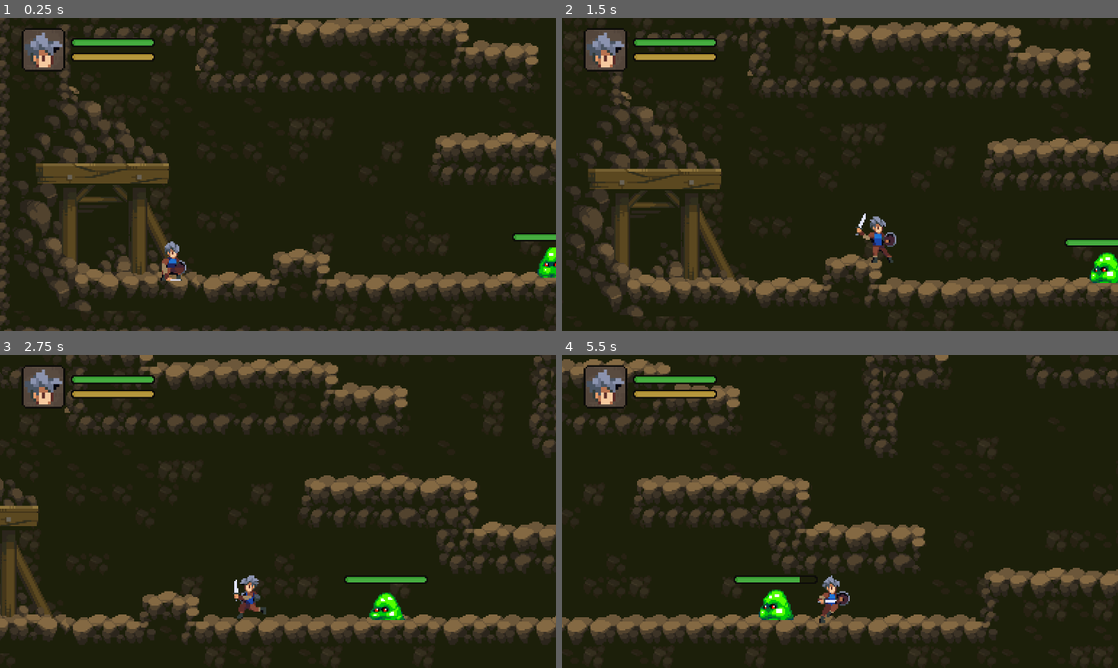
Above: before the commit, frames 1-4 (two rows, left to right).
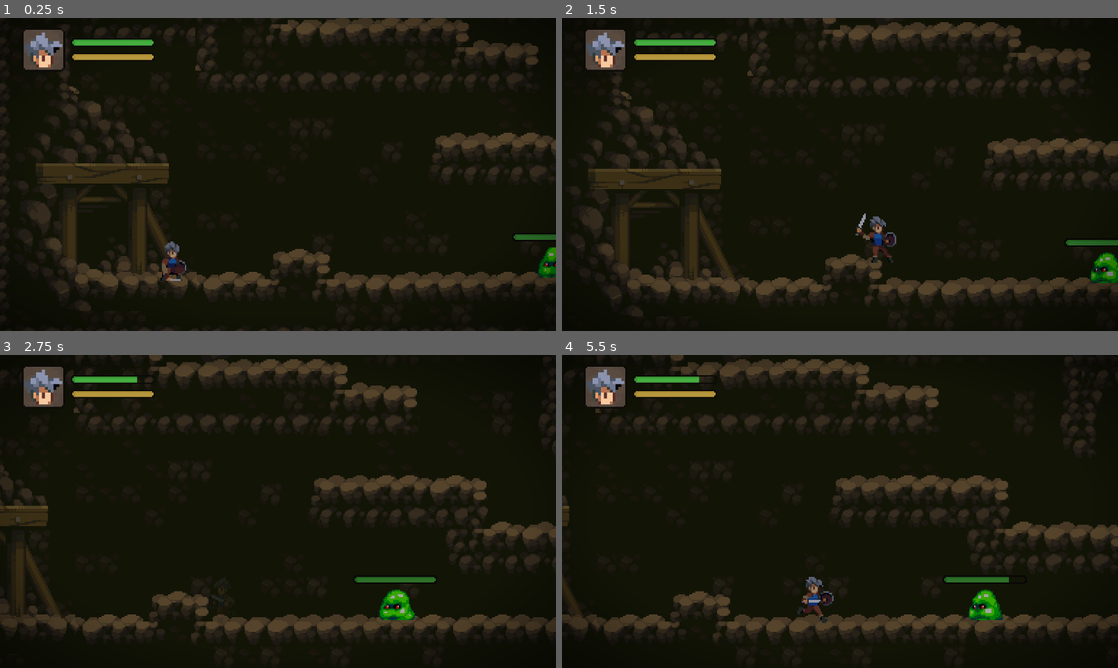
Above: after the commit, the same moments.

Repository: Tea-September/Tea-of-learning
Game: Godot game, scene res://Scenes/Surroundings/Map/forst.tscn
Two runs of this game, one before a commit and one after it. Both use one fixed random seed, a clock stepped at 60 frames per second and the inputs below. This scene is started directly instead of the project's main scene.
Inputs (mouse positions are in pixels of both pictures, inside the frame that each line leads up to):
- Up to frame 1 (0.25 s): no input
- Up to frame 2 (1.5 s): move the mouse to (962, 158) at 0.52 s; hold E (Interact) 0.53-1.28 s; hold D (Right) from 0.53 s (still down); tap Space (Jump) at 0.77 s; move the mouse to (728, 190) at 1.27 s; click (728, 190) at 1.35 s
- Up to frame 3 (2.75 s): tap Space (Jump) at 1.52 s; tap E (Interact) at 1.55 s; move the mouse to (333, 442) at 2.02 s; release D (Right) at 2.03 s; hold A (Left) from 2.03 s (still down); hold E (Interact) from 2.03 s (still down)
- Up to frame 4 (5.5 s): move the mouse to (812, 574) at 2.77 s; release A (Left) at 2.78 s; release E (Interact) at 2.78 s; hold D (Right) 2.78-4.28 s; tap S (Slide) at 2.85 s; tap Space (Jump) at 3.02, 3.77, 4.52 s; tap E (Interact) at 3.05, 4.55 s; move the mouse to (1006, 558) at 3.52 s; hold E (Interact) 3.53-4.28 s; move the mouse to (673, 464) at 4.27 s; hold A (Left) 4.28-5.03 s; click (673, 464) at 4.35 s; move the mouse to (867, 511) at 5.02 s; hold D (Right) from 5.03 s (still down); hold E (Interact) from 5.03 s (still down)

The runs differ from the first frame. In frame 1, 15% of the frame differs, in the area x 0-100%, y 0-100%; in frame 2, 15%; in frame 3, 21%; in frame 4, 27%.

Commit message:
ADD Save
2026/3/15 学习制作

Diff:
--- /dev/null
+++ b/mythirdgame/Game Assets/vignette.gdshader
@@ -0,0 +1,12 @@
+shader_type canvas_item;
+
+uniform float alpha = 1.0;
+uniform float inner_radius = 0.0;
+uniform float outer_radius = 1.0;
+
+void fragment() {
+	float x = abs(UV.r-.5)*2.0;
+	float y = abs(UV.g-.5)*2.0;
+	float q = 1.0-(1.0-sqrt(x*x+y*y)/outer_radius)/(1.0-inner_radius);
+	COLOR = vec4(0, 0, 0, q*alpha);
+}
--- /dev/null
+++ b/mythirdgame/Scenes/Object/globals/save.tscn
@@ -0,0 +1,203 @@
+[gd_scene format=3 uid="uid://bffphwyuolgtc"]
+
+[ext_resource type="Script" uid="uid://babutemymtuqi" path="res://Scripts/Config/save.gd" id="1_kqi84"]
+[ext_resource type="Texture2D" uid="uid://du2r3g21jpcls" path="res://Game Assets/Legacy-Fantasy - High Forest 2.3/Assets/Props-Rocks.png" id="2_kqi84"]
+
+[sub_resource type="RectangleShape2D" id="RectangleShape2D_kqi84"]
+size = Vector2(55, 78)
+
+[sub_resource type="Gradient" id="Gradient_kqi84"]
+colors = PackedColorArray(1, 1, 1, 1, 0, 0, 0, 1)
+
+[sub_resource type="GradientTexture2D" id="GradientTexture2D_40u4q"]
+gradient = SubResource("Gradient_kqi84")
+fill = 1
+fill_from = Vector2(0.5, 0.5)
+fill_to = Vector2(0.5, 0)
+metadata/_snap_enabled = true
+
+[sub_resource type="Animation" id="Animation_02b7k"]
+length = 0.001
+tracks/0/type = "value"
+tracks/0/imported = false
+tracks/0/enabled = true
+tracks/0/path = NodePath(".:enabled")
+tracks/0/interp = 1
+tracks/0/loop_wrap = true
+tracks/0/keys = {
+"times": PackedFloat32Array(0),
+"transitions": PackedFloat32Array(1),
+"update": 1,
+"values": [false]
+}
+tracks/1/type = "value"
+tracks/1/imported = false
+tracks/1/enabled = true
+tracks/1/path = NodePath("../PropsRocks2:region_rect")
+tracks/1/interp = 1
+tracks/1/loop_wrap = true
+tracks/1/keys = {
+"times": PackedFloat32Array(0),
+"transitions": PackedFloat32Array(1),
+"update": 0,
+"values": [Rect2(16, 272, 16, 16)]
+}
+tracks/2/type = "value"
+tracks/2/imported = false
+tracks/2/enabled = true
+tracks/2/path = NodePath("..:monitoring")
+tracks/2/interp = 1
+tracks/2/loop_wrap = true
+tracks/2/keys = {
+"times": PackedFloat32Array(0),
+"transitions": PackedFloat32Array(1),
+"update": 1,
+"values": [true]
+}
+tracks/3/type = "value"
+tracks/3/imported = false
+tracks/3/enabled = true
+tracks/3/path = NodePath(".:energy")
+tracks/3/interp = 1
+tracks/3/loop_wrap = true
+tracks/3/keys = {
+"times": PackedFloat32Array(0),
+"transitions": PackedFloat32Array(1),
+"update": 0,
+"values": [1.2]
+}
+
+[sub_resource type="Animation" id="Animation_6pu54"]
+resource_name = "SaveActived"
+length = 2.0
+loop_mode = 1
+tracks/0/type = "value"
+tracks/0/imported = false
+tracks/0/enabled = true
+tracks/0/path = NodePath(".:enabled")
+tracks/0/interp = 1
+tracks/0/loop_wrap = true
+tracks/0/keys = {
+"times": PackedFloat32Array(0),
+"transitions": PackedFloat32Array(1),
+"update": 1,
+"values": [true]
+}
+tracks/1/type = "value"
+tracks/1/imported = false
+tracks/1/enabled = true
+tracks/1/path = NodePath("../PropsRocks2:region_rect")
+tracks/1/interp = 1
+tracks/1/loop_wrap = true
+tracks/1/keys = {
+"times": PackedFloat32Array(0),
+"transitions": PackedFloat32Array(1),
+"update": 0,
+"values": [Rect2(160, 272, 16, 16)]
+}
+tracks/2/type = "value"
+tracks/2/imported = false
+tracks/2/enabled = true
+tracks/2/path = NodePath("..:monitoring")
+tracks/2/interp = 1
+tracks/2/loop_wrap = true
+tracks/2/keys = {
+"times": PackedFloat32Array(0),
+"transitions": PackedFloat32Array(1),
+"update": 1,
+"values": [false]
+}
+tracks/3/type = "value"
+tracks/3/imported = false
+tracks/3/enabled = true
+tracks/3/path = NodePath(".:energy")
+tracks/3/interp = 2
+tracks/3/loop_wrap = true
+tracks/3/keys = {
+"times": PackedFloat32Array(0, 1),
+"transitions": PackedFloat32Array(1, 1),
+"update": 0,
+"values": [1.2, 0.6]
+}
+
+[sub_resource type="Animation" id="Animation_kpx6g"]
+resource_name = "SaveReady"
+tracks/0/type = "value"
+tracks/0/imported = false
+tracks/0/enabled = true
+tracks/0/path = NodePath(".:enabled")
+tracks/0/interp = 1
+tracks/0/loop_wrap = true
+tracks/0/keys = {
+"times": PackedFloat32Array(0),
+"transitions": PackedFloat32Array(1),
+"update": 1,
+"values": [false]
+}
+tracks/1/type = "value"
+tracks/1/imported = false
+tracks/1/enabled = true
+tracks/1/path = NodePath("../PropsRocks2:region_rect")
+tracks/1/interp = 1
+tracks/1/loop_wrap = true
+tracks/1/keys = {
+"times": PackedFloat32Array(0),
+"transitions": PackedFloat32Array(1),
+"update": 0,
+"values": [Rect2(16, 272, 16, 16)]
+}
+tracks/2/type = "value"
+tracks/2/imported = false
+tracks/2/enabled = true
+tracks/2/path = NodePath("..:monitoring")
+tracks/2/interp = 1
+tracks/2/loop_wrap = true
+tracks/2/keys = {
+"times": PackedFloat32Array(0),
+"transitions": PackedFloat32Array(1),
+"update": 1,
+"values": [true]
+}
+
+[sub_resource type="AnimationLibrary" id="AnimationLibrary_uct6h"]
+_data = {
+&"RESET": SubResource("Animation_02b7k"),
+&"SaveActived": SubResource("Animation_6pu54"),
+&"SaveReady": SubResource("Animation_kpx6g")
+}
+
+[node name="Save" type="Area2D" unique_id=265974315]
+z_index = 4
+scale = Vector2(0.8, 0.8)
+script = ExtResource("1_kqi84")
+metadata/_custom_type_script = "uid://rghok5m7iw6f"
+
+[node name="PropsRocks" type="Sprite2D" parent="." unique_id=1748873415]
+position = Vector2(0, -40)
+texture = ExtResource("2_kqi84")
+region_enabled = true
+region_rect = Rect2(5, 82, 56, 78)
+
+[node name="CollisionShape2D" type="CollisionShape2D" parent="." unique_id=1087138122]
+position = Vector2(0.5, -40)
+shape = SubResource("RectangleShape2D_kqi84")
+
+[node name="PropsRocks2" type="Sprite2D" parent="." unique_id=1892303617]
+position = Vector2(0, -56)
+texture = ExtResource("2_kqi84")
+region_enabled = true
+region_rect = Rect2(16, 272, 16, 16)
+
+[node name="PointLight2D" type="PointLight2D" parent="." unique_id=759234467]
+position = Vector2(0, -56)
+enabled = false
+color = Color(0.041154698, 0.876982, 0.973509, 1)
+energy = 1.2
+texture = SubResource("GradientTexture2D_40u4q")
+texture_scale = 3.0
+
+[node name="AnimationPlayer" type="AnimationPlayer" parent="." unique_id=1157302336]
+root_node = NodePath("../PointLight2D")
+callback_mode_process = 0
+libraries/ = SubResource("AnimationLibrary_uct6h")
+autoplay = &"SaveReady"
--- /dev/null
+++ b/mythirdgame/Scenes/Object/globals/vignette.tscn
@@ -0,0 +1,20 @@
+[gd_scene format=3 uid="uid://disvdnpcsofrl"]
+
+[ext_resource type="Shader" uid="uid://dvjpnxboiodnk" path="res://Game Assets/vignette.gdshader" id="1_vfyy7"]
+
+[sub_resource type="ShaderMaterial" id="ShaderMaterial_umxf2"]
+shader = ExtResource("1_vfyy7")
+shader_parameter/alpha = 0.335
+shader_parameter/inner_radius = 0.735
+shader_parameter/outer_radius = 1.23
+
+[node name="Vignette" type="CanvasLayer" unique_id=90818969]
+layer = 10
+
+[node name="ColorRect" type="ColorRect" parent="." unique_id=395278724]
+material = SubResource("ShaderMaterial_umxf2")
+anchors_preset = 15
+anchor_right = 1.0
+anchor_bottom = 1.0
+grow_horizontal = 2
+grow_vertical = 2
--- a/mythirdgame/Scenes/Object/player.tscn
+++ b/mythirdgame/Scenes/Object/player.tscn
@@ -820,6 +820,7 @@
 metadata/_custom_type_script = "uid://cxprug7hlniy2"
 
 [node name="CanvasLayer" type="CanvasLayer" parent="." unique_id=1843163232]
+layer = 20
 
 [node name="Control" parent="CanvasLayer" unique_id=1130097294 instance=ExtResource("8_k37lx")]
 
--- a/mythirdgame/Scenes/Surroundings/Map/forst.tscn
+++ b/mythirdgame/Scenes/Surroundings/Map/forst.tscn
@@ -6,6 +6,7 @@
 [ext_resource type="Script" uid="uid://cv1ovs7tewfd6" path="res://Scripts/Config/EntryPoint.gd" id="3_3ngkl"]
 [ext_resource type="PackedScene" uid="uid://dcl2tc6ebw5o1" path="res://Scenes/Object/player.tscn" id="4_tku12"]
 [ext_resource type="PackedScene" uid="uid://dd5dkykricnnx" path="res://Scenes/Object/Monster/slime.tscn" id="6_tghfw"]
+[ext_resource type="PackedScene" uid="uid://bffphwyuolgtc" path="res://Scenes/Object/globals/save.tscn" id="7_gyk8h"]
 
 [sub_resource type="TileSetAtlasSource" id="TileSetAtlasSource_pvutg"]
 texture = ExtResource("1_clh30")
@@ -1391,3 +1392,9 @@
 
 [node name="Slime4" parent="Slime" unique_id=241098610 instance=ExtResource("6_tghfw")]
 position = Vector2(388, -214)
+
+[node name="Save" parent="." unique_id=265974315 instance=ExtResource("7_gyk8h")]
+position = Vector2(237, 113)
+
+[node name="CanvasModulate" type="CanvasModulate" parent="." unique_id=252082748]
+color = Color(0.646875, 0.646875, 0.646875, 1)
--- a/mythirdgame/Scenes/Surroundings/Map/world.tscn
+++ b/mythirdgame/Scenes/Surroundings/Map/world.tscn
@@ -8,6 +8,7 @@
 [ext_resource type="Texture2D" uid="uid://dntc8tjja2mua" path="res://Game Assets/Legacy-Fantasy - High Forest 2.3/Trees/Background.png" id="5_le8i6"]
 [ext_resource type="Script" uid="uid://cv1ovs7tewfd6" path="res://Scripts/Config/EntryPoint.gd" id="5_p1gi4"]
 [ext_resource type="PackedScene" uid="uid://bhspt0y5sjkql" path="res://Scenes/Object/Monster/boar.tscn" id="6_265bt"]
+[ext_resource type="PackedScene" uid="uid://bffphwyuolgtc" path="res://Scenes/Object/globals/save.tscn" id="9_q57gj"]
 
 [sub_resource type="TileSetAtlasSource" id="TileSetAtlasSource_go701"]
 texture = ExtResource("3_76g7w")
@@ -984,7 +985,8 @@
 scroll_offset = Vector2(53, 5)
 
 [node name="TreeAssets" type="Sprite2D" parent="Background/ParallaxBackground/Leaves3" unique_id=1231579681]
-position = Vector2(-165, -165)
+position = Vector2(-197, -165)
+rotation = -0.35115147
 texture = ExtResource("3_76g7w")
 region_enabled = true
 region_rect = Rect2(210, 293, 124, 86)
@@ -1107,6 +1109,13 @@
 region_enabled = true
 region_rect = Rect2(210, 293, 124, 86)
 metadata/_edit_lock_ = true
+
+[node name="TreeAssets18" type="Sprite2D" parent="Background/ParallaxBackground/Leaves3" unique_id=182686363]
+position = Vector2(-93, -173)
+rotation = -0.18048255
+texture = ExtResource("3_76g7w")
+region_enabled = true
+region_rect = Rect2(210, 293, 124, 86)
 
 [node name="Interact" type="Node" parent="." unique_id=1327184662]
 
@@ -1145,3 +1154,6 @@
 [node name="Boar2" parent="Boar" unique_id=1517129695 instance=ExtResource("6_265bt")]
 z_index = 5
 position = Vector2(32, 0)
+
+[node name="Save" parent="." unique_id=265974315 instance=ExtResource("9_q57gj")]
+position = Vector2(-96, -80)
--- /dev/null
+++ b/mythirdgame/Scripts/Config/save.gd
@@ -0,0 +1,9 @@
+extends Interactable
+
+@onready var animation_player: AnimationPlayer = $AnimationPlayer
+
+func interact() -> void:
+	super()
+
+	animation_player.play("SaveActived")
+	Game.save_game()
--- a/mythirdgame/Scripts/Object/Monster/slime.gd
+++ b/mythirdgame/Scripts/Object/Monster/slime.gd
@@ -124,6 +124,7 @@
 				if_floor.force_raycast_update()
 		State.ATTACK:
 			# 子弹发射计时器
+			_on_timer_timeout()
 			bullet_timer.start()
 			# 开启攻击框
 			hit_box.monitoring = true
--- a/mythirdgame/project.godot
+++ b/mythirdgame/project.godot
@@ -22,6 +22,7 @@
 [autoload]
 
 Game="*uid://db5mplxd163k"
+Vignette="*uid://disvdnpcsofrl"
 
 [display]
 
Not shown, added: mythirdgame/Game Assets/vignette.gdshader.uid
Not shown, added: mythirdgame/Scripts/Config/save.gd.uid
